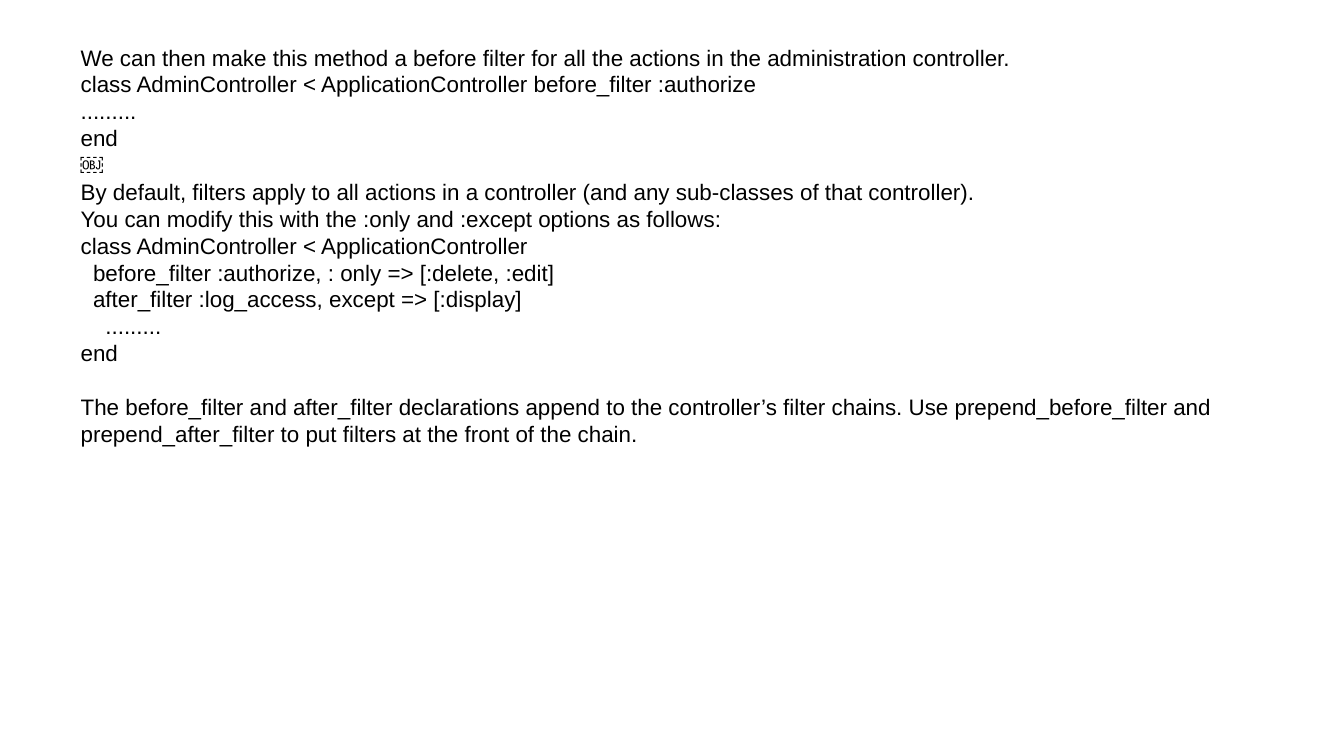
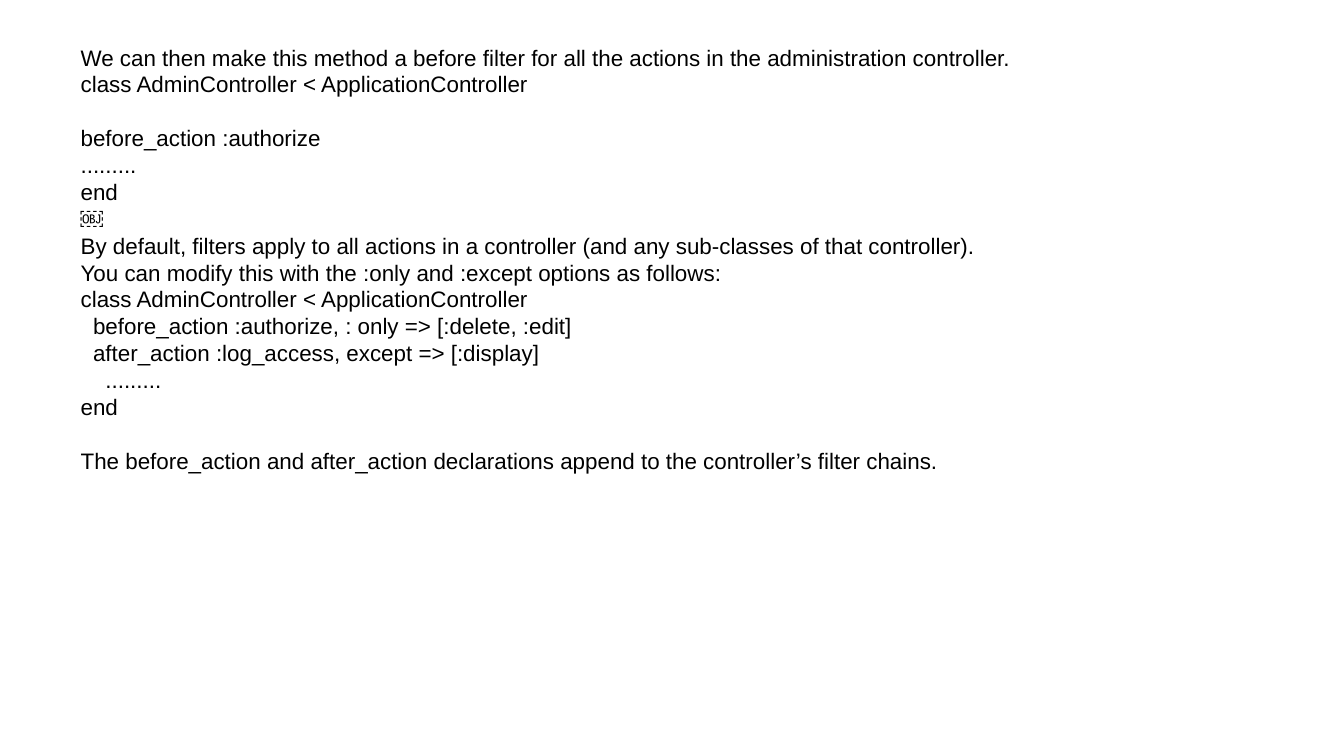
Before and after one commit to rubypool/rails-training-material, a slide deck: slide 17 of Ruby On Rails Deck - Controller.pptx (slide 18 before the commit). Drawn at 1344x756 pixels with LibreOffice and Linux fonts; fonts in the diff are those of the drawing. Boxes give left, top, right and bottom in pixels: in the first picture for what was removed or moved away, otherwise in the second. Text is boxed around its words. In the diff, an @@ line names an element or a change of style, - is before the commit and + after.

Commit message:
Update deck for controllers

```diff
--- a/Ruby On Rails Deck - Controller.pptx
+++ b/Ruby On Rails Deck - Controller.pptx
@@ text at [81, 75, 527, 151]: text changed @@
-class AdminController < ApplicationController before_filter :authorize
+class AdminController < ApplicationController
+before_action :authorize
@@ text at [93, 317, 571, 366]: text changed @@
-before_filter :authorize, : only => [:delete, :edit]
-after_filter :log_access, except => [:display]
+before_action :authorize, : only => [:delete, :edit]
+after_action :log_access, except => [:display]
@@ text at [81, 452, 937, 474]: text changed @@
-The before_filter and after_filter declarations append to the controller’s filter chains. Use prepend_before_filter and prepend_after_filter to put filters at the front of the chain.
+The before_action and after_action declarations append to the controller’s filter chains.
```
Also in this commit, not shown: 1 other slide changed, 4 slides removed.
